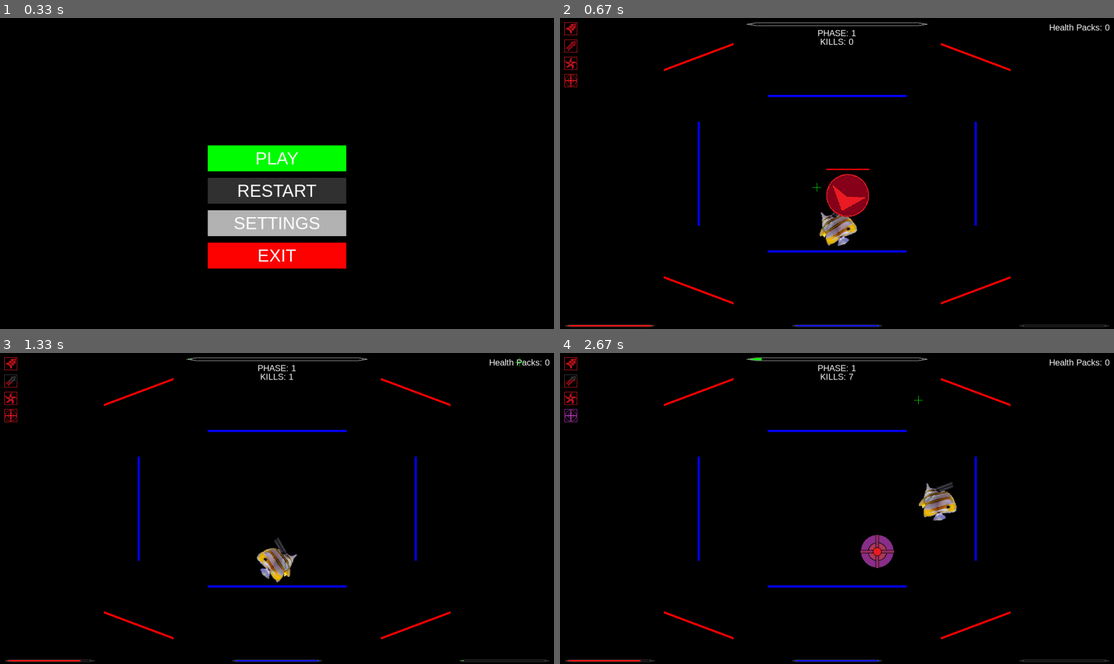
Above: before the commit, frames 1-4 (two rows, left to right).
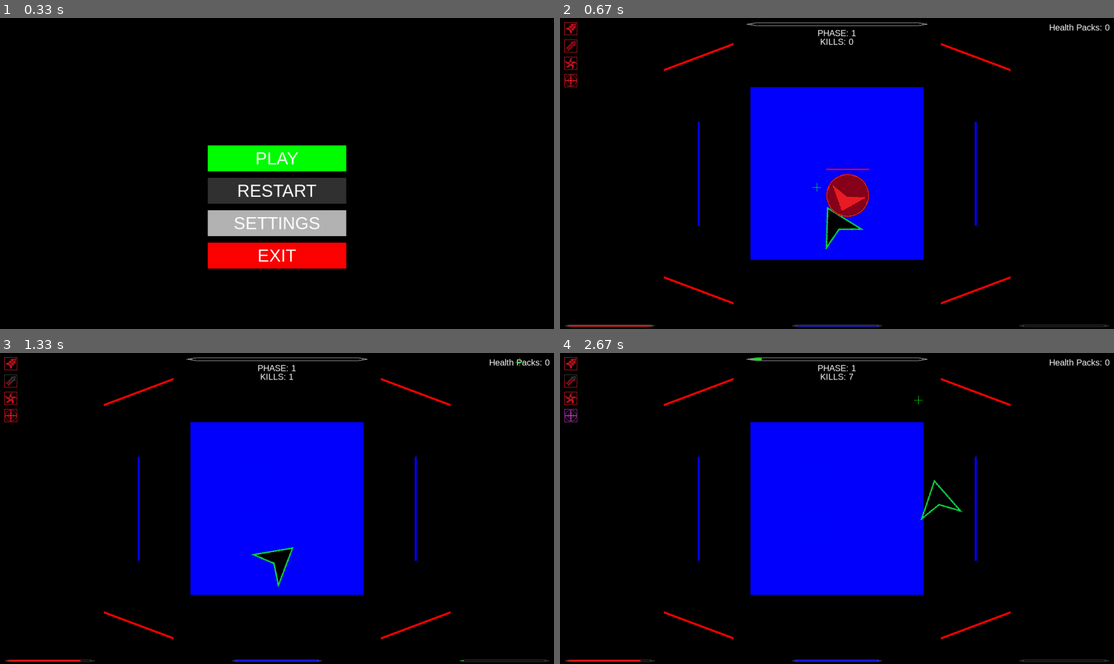
Above: after the commit, the same moments.

Repository: Jacob1Carter/BulletHellPygame
Game: pygame game, started from main.py
Same seed, same stepped clock (60 frames per second), same inputs: the game is played once before the commit and once after it.
Inputs (mouse positions are in pixels of both pictures, inside the frame that each line leads up to):
- Up to frame 1 (0.33 s): no input
- Up to frame 2 (0.67 s): click (814, 185) at 0.38 s
- Up to frame 3 (1.33 s): tap E at 0.67 s; click "Health Packs: 0" at 1.05 s
- Up to frame 4 (2.67 s): hold D 1.33-1.8 s; move the mouse to (892, 576) at 1.37 s; tap Space at 1.4, 1.7, 1.9, 2.23, 2.53 s; hold W 1.83-2.13 s; move the mouse to (665, 461) at 1.87 s; tap F at 1.98 s; hold D 2.17-2.63 s; move the mouse to (920, 399) at 2.2 s; tap K at 2.32 s

Frame 1 is identical in both runs. In frame 2, 16% of the frame differs, in the area x 34-66%, y 22-78%; in frame 3, 17%; in frame 4, 18%, in the area x 34-73%, y 22-78%.

Commit message:
boss started

Diff:
--- a/entities.py
+++ b/entities.py
@@ -188,7 +188,7 @@
         self.x = (main.WIDTH // 2)
         self.vel = 350 / main.FPS
         self.img = main.pygame.transform.scale(
-            main.pygame.image.load(main.os.path.join("Assets", "fimsh-threat.png")),
+            main.pygame.image.load(main.os.path.join("Assets", "ArrowHead1.png")),
             # "fimsh-threat.png""Rizzvan.png""ArrowHead1.png""Brookiolyn.png"
             (self.width, self.height))
         self.angle = 0
@@ -415,4 +415,19 @@
         self.thickness = 5
 
 
+class Boss:
+
+    def __init__(self):
+        self.x = main.WIDTH//2
+        self.y = main.HEIGHT//2
+        self.width = 400
+        self.height = 400
+        self.base_rect = main.pygame.Rect(self.x - (self.width / 2), self.y - (self.height / 2), self.width, self.height)
+        self.surface = main.pygame.Surface((self.width, self.height))
+        self.angle = 0
+        self.rotated = main.pygame.transform.rotate(self.surface, self.angle)
+        self.rect = self.rotated.get_rect(center=self.base_rect.center)
+
+        self.surface.fill(main.COLOURS["red"])
+
 #   \entities.py
--- a/main.py
+++ b/main.py
@@ -482,7 +482,7 @@
                 rocket.explode_time -= 1
 
 
-def display(player, enemies, dashes, bullets, r_icos, glaive_icos, warp_icos, warp_active_ico, rockets, glaives, shockwaves, covers, attribute_bar_ico, progress_bar_ico, health_packs, reticule, phase, ui):
+def display(player, enemies, dashes, bullets, r_icos, glaive_icos, warp_icos, warp_active_ico, rockets, glaives, shockwaves, covers, attribute_bar_ico, progress_bar_ico, health_packs, reticule, phase, ui, bosses):
     WIN.fill(COLOURS["black"])
     for pack in health_packs:
         WIN.blit(pack.img, pack.rect)
@@ -512,6 +512,12 @@
             WIN.blit(
                 pygame.transform.rotate(bullet.img, bullet.angle),
                 bullet.rect)
+
+    #   Show boss
+
+    for boss in bosses:
+        WIN.blit(boss.rotated, boss.rect)
+        pygame.draw.rect(WIN, COLOURS["blue"], boss.rect)
 
     #   Show player
 
@@ -930,6 +936,7 @@
     health_packs = []
     glaives = []
     shockwaves = []
+    bosses = [entities.Boss()]
     covers = [
         entities.Cover(
             "shield",
@@ -1312,7 +1319,7 @@
             handle_rockets(rockets, player, enemies, bullets, covers)
             handle_shockwaves(shockwaves, enemies)
             display(player, enemies, icos, bullets, r_icos, glaive_icos, warp_icos, warp_active_ico, rockets, glaives, shockwaves, covers, attribute_bar_ico,
-                    progress_bar_ico, health_packs, reticule, phase, ui)
+                    progress_bar_ico, health_packs, reticule, phase, ui, bosses)
 
             if enemy_spawn_cooldown:
                 if esc_time >= spawn_rules["delay"] * FPS:
